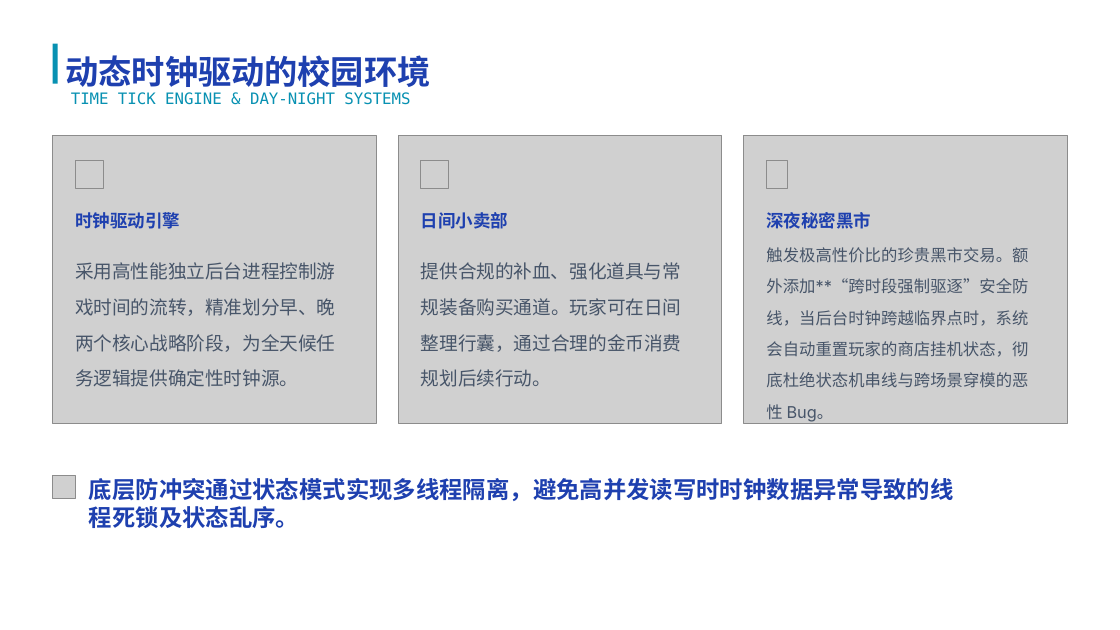
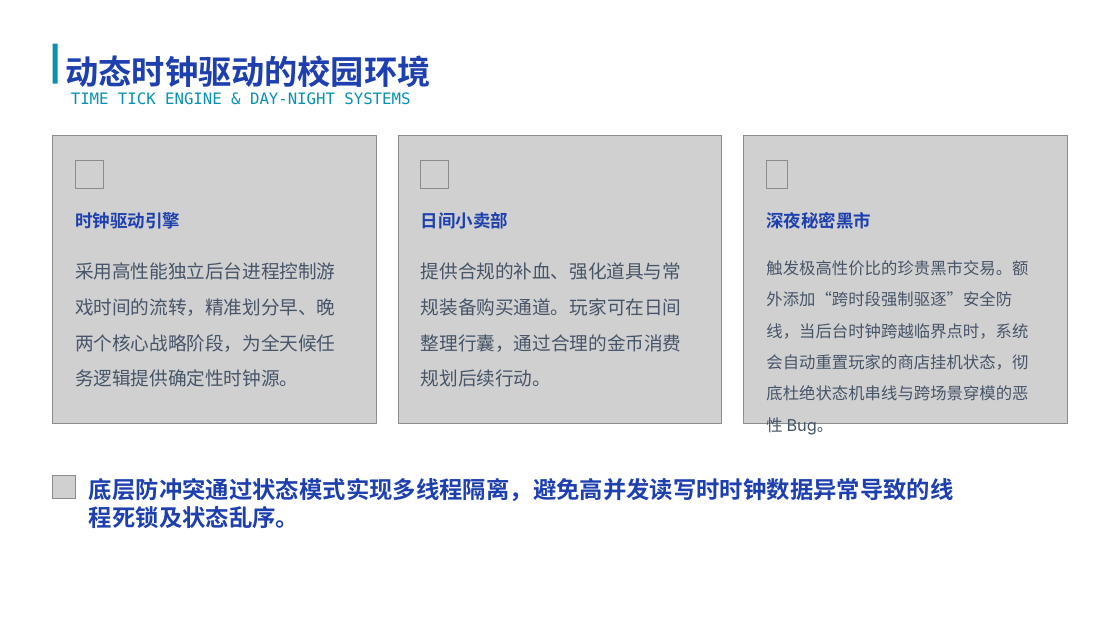
Before and after one commit to luqie0106/CampusRPG_Simultaneously, a slide deck: slide 6 of 校园RPG：大学生存物语项目答辩.pptx. Drawn at 1120x630 pixels with LibreOffice and Linux fonts; fonts in the diff are those of the drawing; grey boxes stand for pictures. Boxes give left, top, right and bottom in pixels: in the first picture for what was removed or moved away, otherwise in the second. Text is boxed around its words. In the diff, an @@ line names an element or a change of style, - is before the commit and + after.

```diff
--- a/校园RPG：大学生存物语项目答辩.pptx
+++ b/校园RPG：大学生存物语项目答辩.pptx
@@ text at (x1=766, y1=260, x2=1028, y2=401): text changed @@
-触发极高性价比的珍贵黑市交易。额外添加**“跨时段强制驱逐”安全防线，当后台时钟跨越临界点时，系统会自动重置玩家的商店挂机状态，彻底杜绝状态机串线与跨场景穿模的恶性 Bug。
+触发极高性价比的珍贵黑市交易。额外添加“跨时段强制驱逐”安全防线，当后台时钟跨越临界点时，系统会自动重置玩家的商店挂机状态，彻底杜绝状态机串线与跨场景穿模的恶性 Bug。
```
Also in this commit, not shown: 5 other slides changed.
